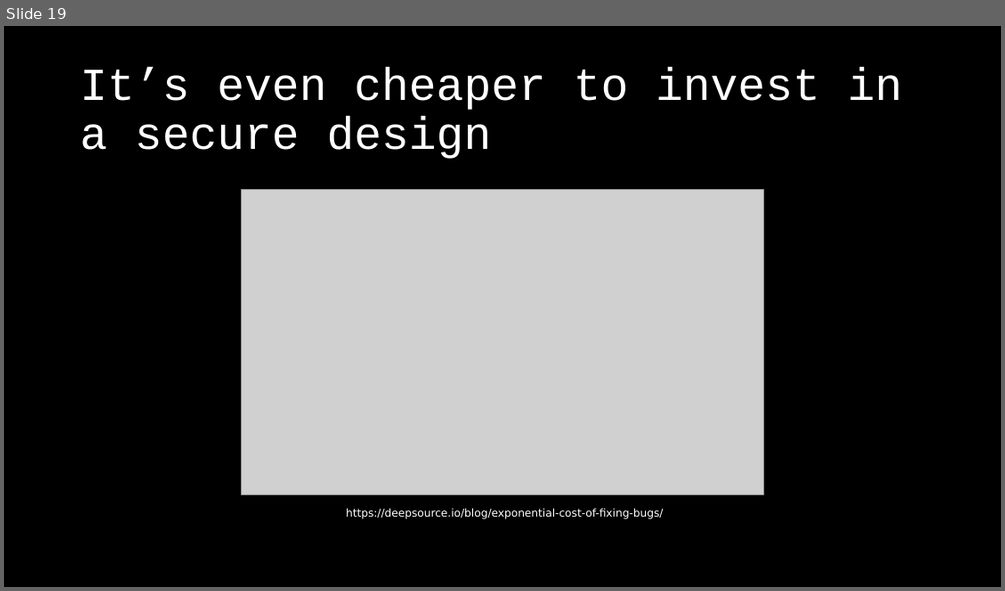
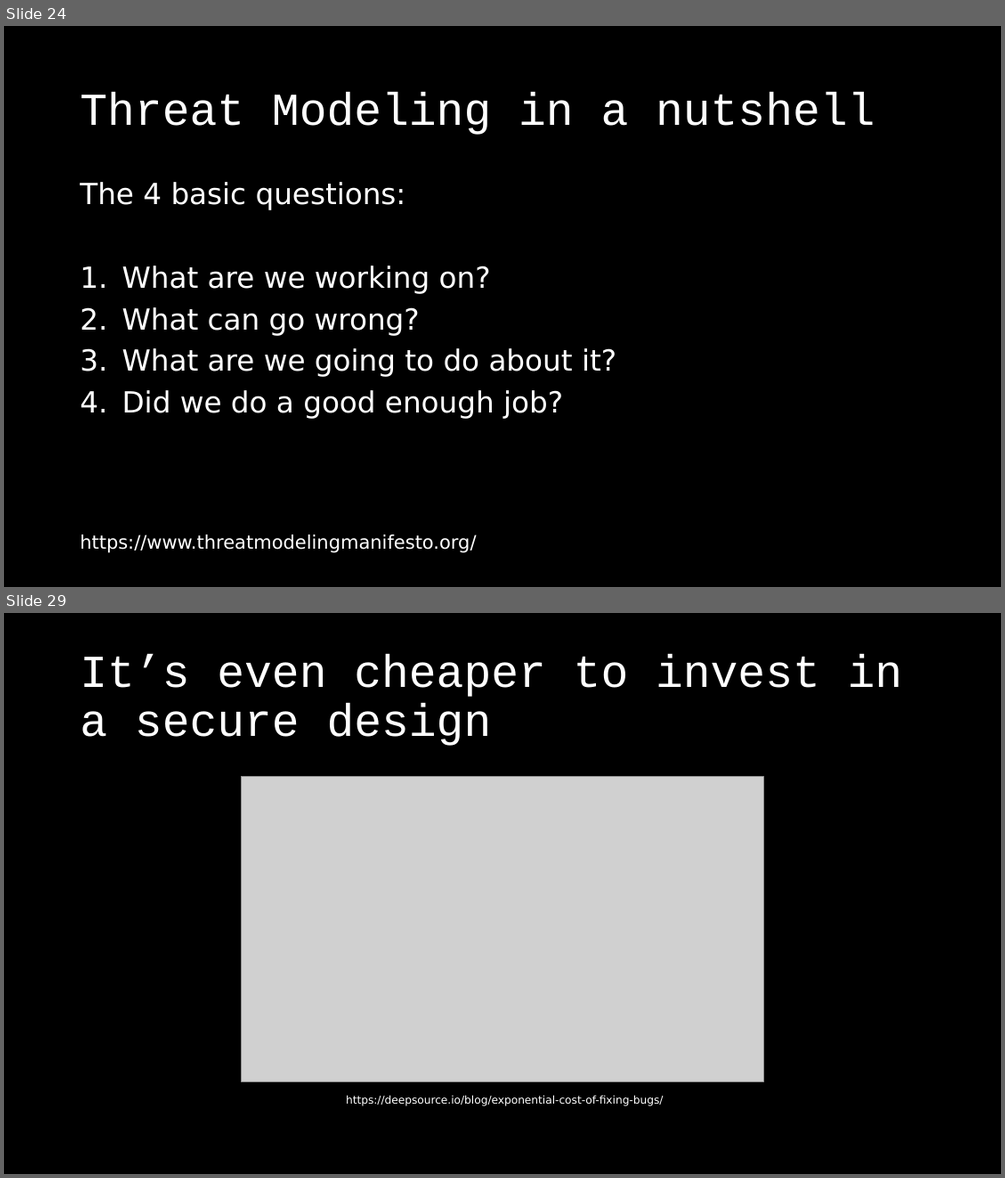
Before and after one commit to dschwarz91/websec-lecture, a slide deck: slides/8_General_Topics.pptx. Shown one above the other, each under a label of ours: slide 19 before the commit, slides 24 and 29 after it; the slides between them are not shown. The pictures are 1005x591 and 1005x1178 pixels, drawn with LibreOffice and Linux fonts; fonts in the diff are those of the drawing; grey boxes stand for pictures. Boxes give left, top, right and bottom in pixels: in the first picture for what was removed or moved away, otherwise in the second. Text is boxed around its words. In the diff, an @@ line names an element or a change of style, - is before the commit and + after.

Commit message:
Added some slides for threat modeling in a nutshell.

```diff
--- a/slides/8_General_Topics.pptx
+++ b/slides/8_General_Topics.pptx
@@ slide 24 added at (4,26,1001,587), background #000000 @@
@@ title added at (80,91,874,135), 44 pt, text #FFFFFF @@
+Threat Modeling in a nutshell
@@ text added at (80,182,616,418), 28 pt, text #FFFFFF @@
+The 4 basic questions:
+1. What are we working on?
+2. What can go wrong?
+3. What are we going to do about it?
+4. Did we do a good enough job?
@@ text added at (80,534,476,553), 18 pt, text #FFFFFF @@
+https://www.threatmodelingmanifesto.org/
@@ what was slide 19 is now slide 29 @@
```
Also in this commit, not shown: 1 slide changed, 9 other slides added, 1 other file.
